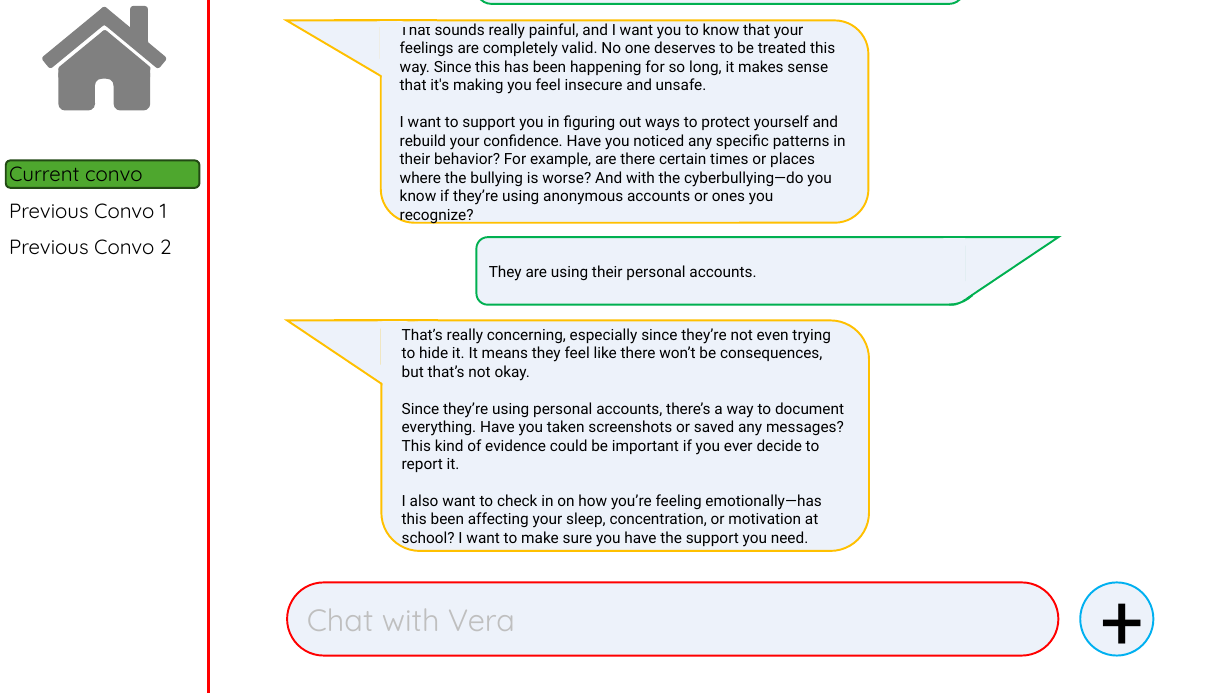
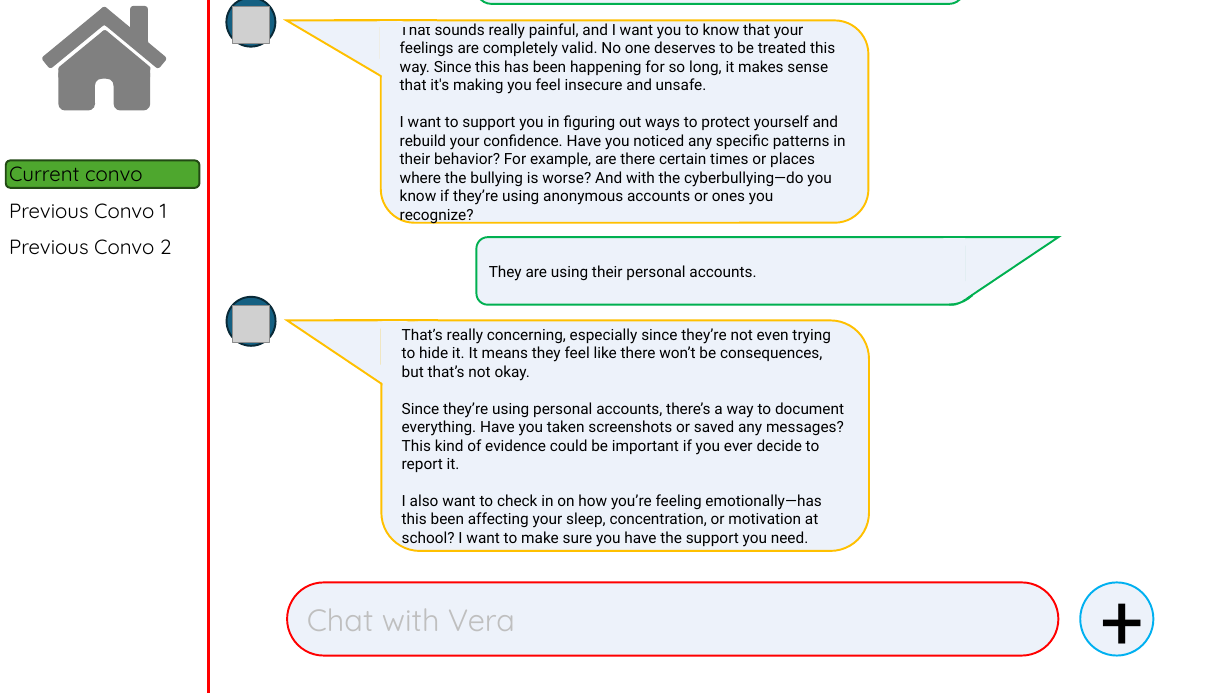
Before and after one commit to MaksBurchard240894/HFG7, a slide deck: slide 3 of My Files/UI design.pptx. Drawn at 1232x693 pixels with LibreOffice and Linux fonts; fonts in the diff are those of the drawing; grey boxes stand for pictures. Boxes give left, top, right and bottom in pixels: in the first picture for what was removed or moved away, otherwise in the second. Text is boxed around its words. In the diff, an @@ line names an element or a change of style, - is before the commit and + after.

```diff
--- a/My Files/UI design.pptx
+++ b/My Files/UI design.pptx
@@ ellipse added at <box>226,0,275,46</box>, fill #156082, outline #092A39 1.5 pt @@
@@ picture added at <box>233,6,269,43</box> @@
@@ ellipse added at <box>226,297,275,346</box>, fill #156082, outline #092A39 1.5 pt @@
@@ picture added at <box>233,306,269,343</box> @@
```
Also in this commit, not shown: 3 other slides changed, 1 slide removed, 3 other files.
